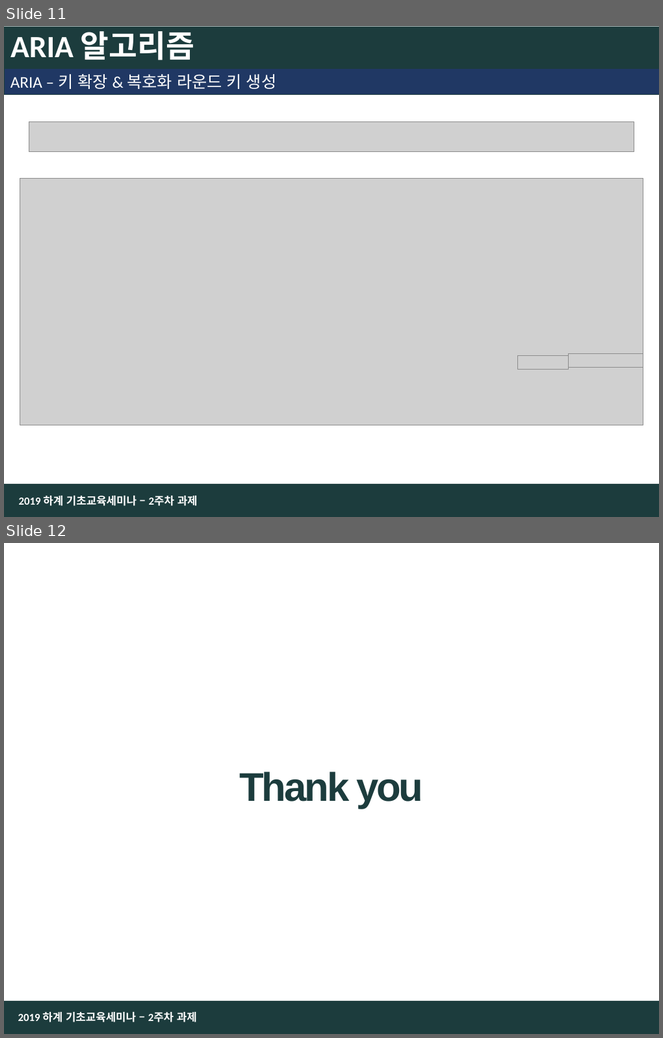
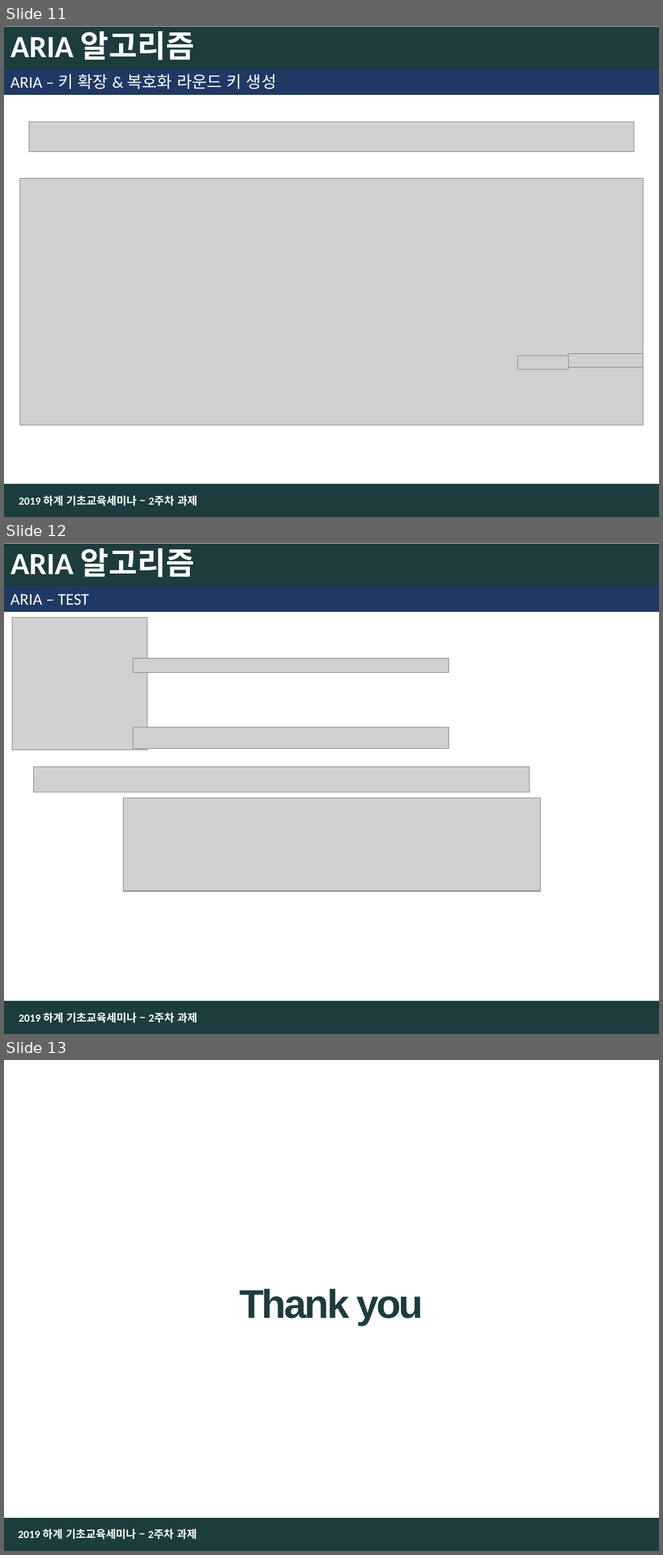
Before and after one commit to joseoyeon/Cryptography, a slide deck: Cryptography_Algorithm/2019_03_ARIA/2_ARIA_구현내용.pptx. Shown one above the other, each under a label of ours: slides 11 and 12 before the commit, slides 11, 12 and 13 after it. The pictures are 663x1038 and 663x1555 pixels, drawn with LibreOffice and Linux fonts; fonts in the diff are those of the drawing; grey boxes stand for pictures; background and template pictures are left out. Boxes give left, top, right and bottom in pixels: in the first picture for what was removed or moved away, otherwise in the second. Text is boxed around its words. In the diff, an @@ line names an element or a change of style, - is before the commit and + after.

Commit message:
aria

```diff
--- a/Cryptography_Algorithm/2019_03_ARIA/2_ARIA_구현내용.pptx
+++ b/Cryptography_Algorithm/2019_03_ARIA/2_ARIA_구현내용.pptx
@@ slide 12 added at [4,543,659,1034], background #FFFFFF; not listed: 2 template elements that a slide beside it also shows @@
@@ text added at [10,543,194,577], 34 pt, text #FFFFFF, bold @@
+ARIA 알고리즘
@@ rectangle added at [4,586,659,612], fill #203864, outline #1C3C3D 0.5 pt, 18 pt, text #FFFFFF @@
+ARIA – TEST
@@ picture added at [12,618,147,751] @@
@@ picture added at [133,658,449,672] @@
@@ picture added at [133,727,449,749] @@
@@ picture added at [33,767,529,792] @@
@@ picture added at [123,798,541,891] @@
@@ text added at [19,1013,198,1023], 12 pt, text #FFFFFF, bold @@
+2019 하계 기초교육세미나 – 2주차 과제
@@ what was slide 12 is now slide 13 @@
```
Also in this commit, not shown: 2 slides changed, 4 other files.
